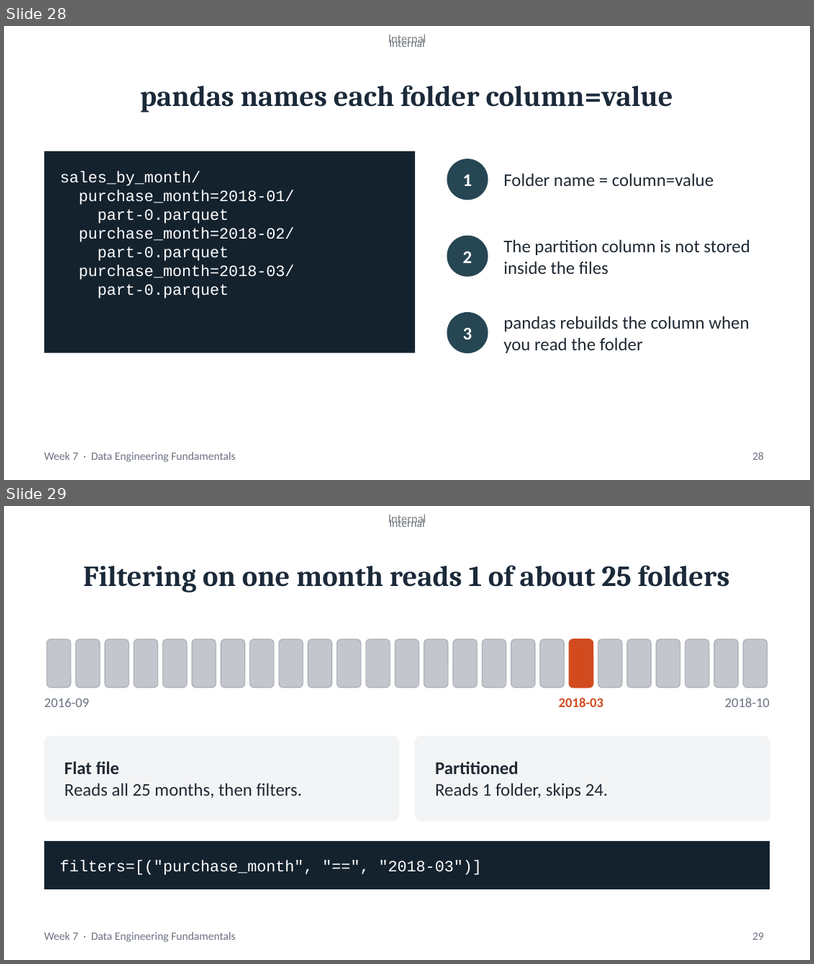
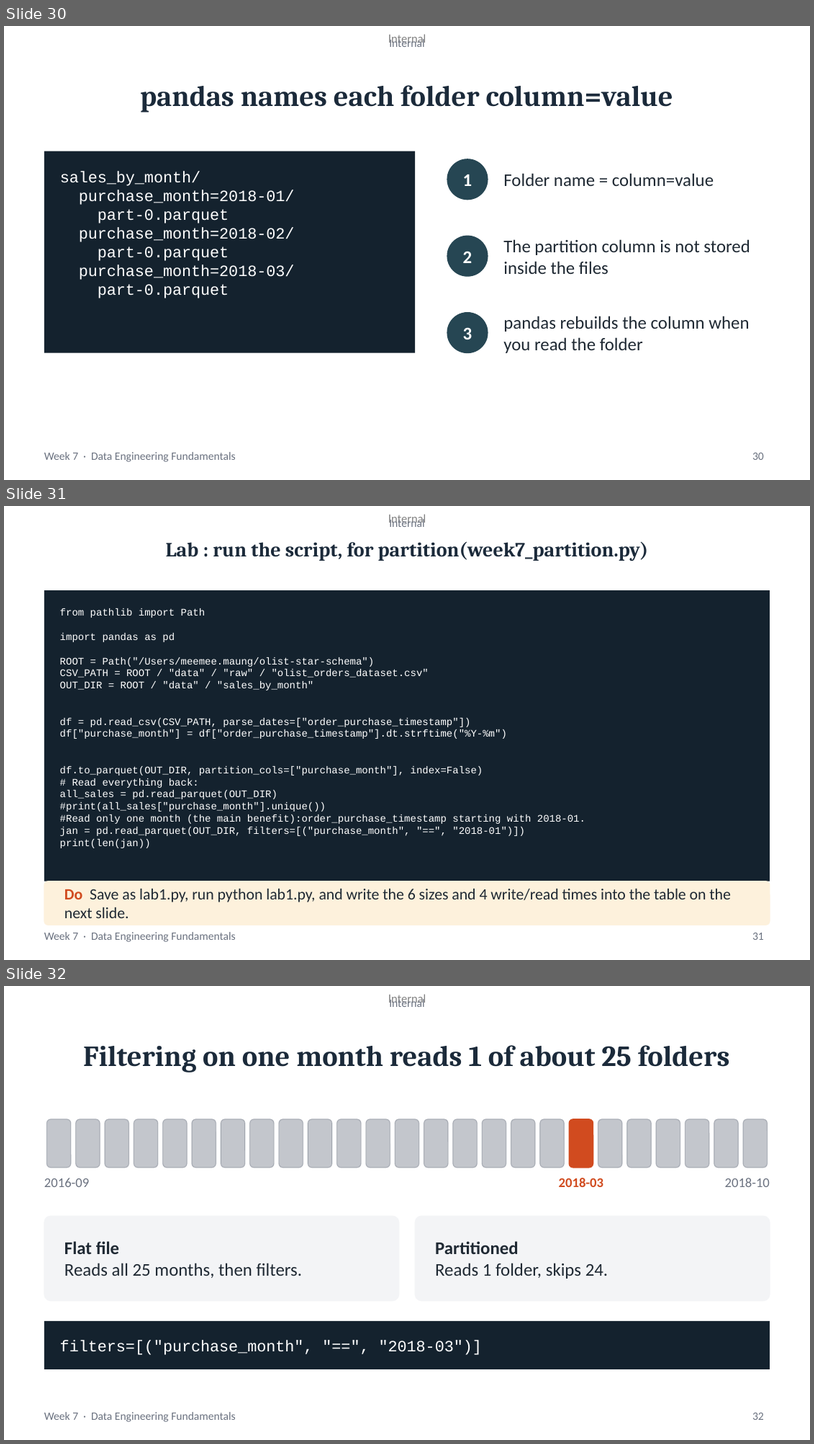
Before and after one commit to joejoe192/olist-de-capstone, a slide deck: week7_day_1_file_formats_and_working_at_scale.pptx. Shown one above the other, each under a label of ours: slides 28 and 29 before the commit, slides 30, 31 and 32 after it. The pictures are 814x964 and 814x1444 pixels, drawn with LibreOffice and Linux fonts; fonts in the diff are those of the drawing. Boxes give left, top, right and bottom in pixels: in the first picture for what was removed or moved away, otherwise in the second. Text is boxed around its words. In the diff, an @@ line names an element or a change of style, - is before the commit and + after.

```diff
--- a/week7_day_1_file_formats_and_working_at_scale.pptx
+++ b/week7_day_1_file_formats_and_working_at_scale.pptx
@@ slide 31 added at [4,506,810,960], background #FFFFFF; not listed: 3 template elements that a slide beside it also shows @@
@@ title added at [166,541,649,561], 24 pt, text #1B2A3A, bold @@
+Lab : run the script, for partition(week7_partition.py)
@@ rectangle added at [44,591,771,881], fill #14222E, 12 pt, text #FFFFFF @@
+from pathlib import Path
+import pandas as pd
+ROOT = Path("/Users/meemee.maung/olist-star-schema")
+CSV_PATH = ROOT / "data" / "raw" / "olist_orders_dataset.csv"
+OUT_DIR = ROOT / "data" / "sales_by_month"
+df = pd.read_csv(CSV_PATH, parse_dates=["order_purchase_timestamp"])
+df["purchase_month"] = df["order_purchase_timestamp"].dt.strftime("%Y-%m")
+df.to_parquet(OUT_DIR, partition_cols=["purchase_month"], index=False)
+# Read everything back:
+all_sales = pd.read_parquet(OUT_DIR)
+#print(all_sales["purchase_month"].unique())
+#Read only one month (the main benefit):order_purchase_timestamp starting with 2018-01.
+jan = pd.read_parquet(OUT_DIR, filters=[("purchase_month", "==", "2018-01")])
+print(len(jan))
@@ rounded rectangle added at [44,881,771,924], fill #FDF1DC, outline #FDF1DC 1 pt @@
@@ text added at [64,888,731,918], 18.7 pt, text #1F2933 @@
+Do Save as lab1.py, run python lab1.py, and write the 6 sizes and 4 write/read times into the table on the next slide.
@@ page number added at [753,932,764,939], 13.3 pt, text #6B7280 @@
+31
@@ what was slide 28 is now slide 30 @@
@@ page number at [753,452,764,459]: text changed @@
-28
+30
@@ what was slide 29 is now slide 32 @@
@@ page number at [753,1412,764,1419]: text changed @@
-29
+32
```
Also in this commit, not shown: 7 slides changed, 2 other slides added.
